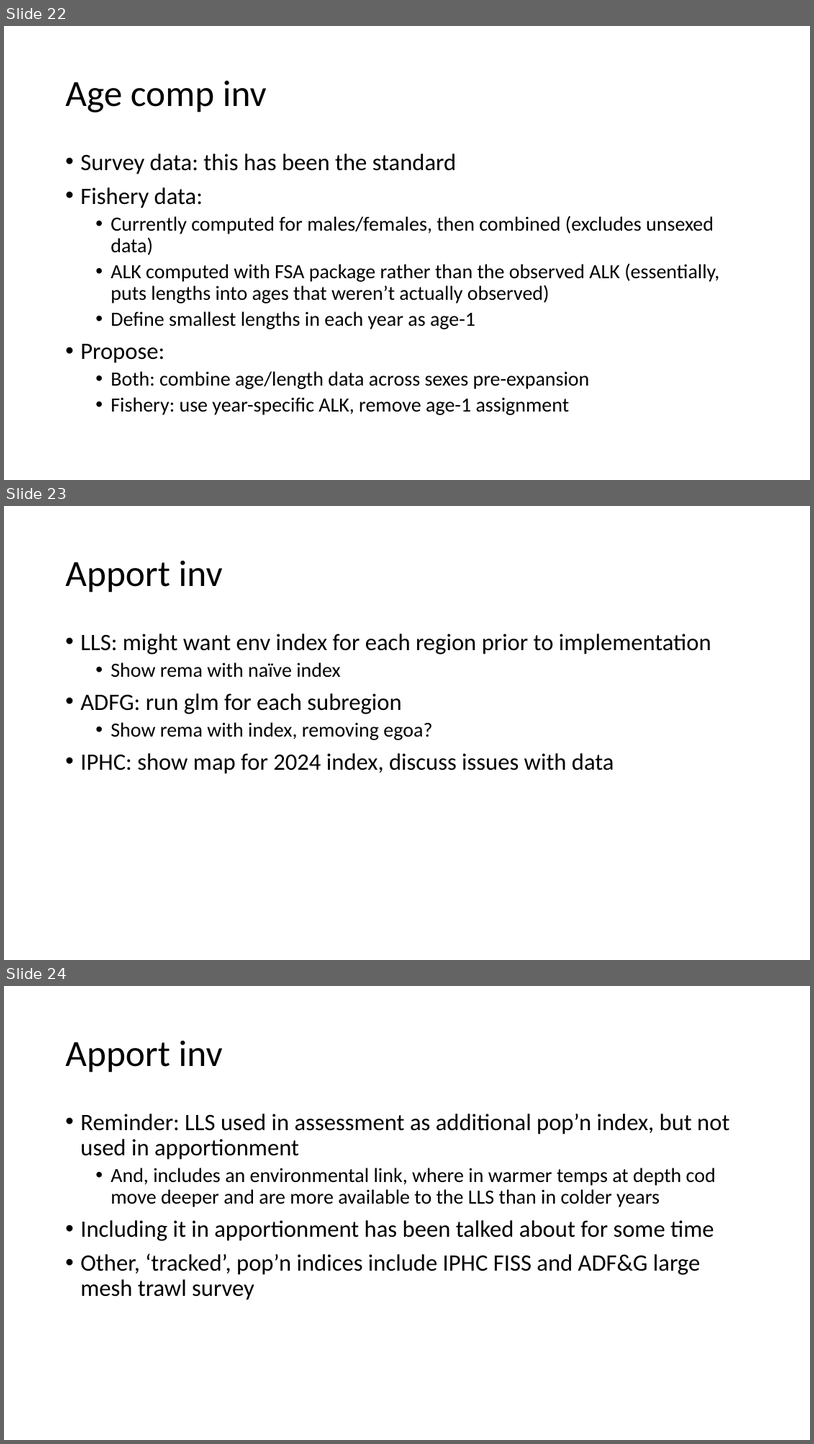
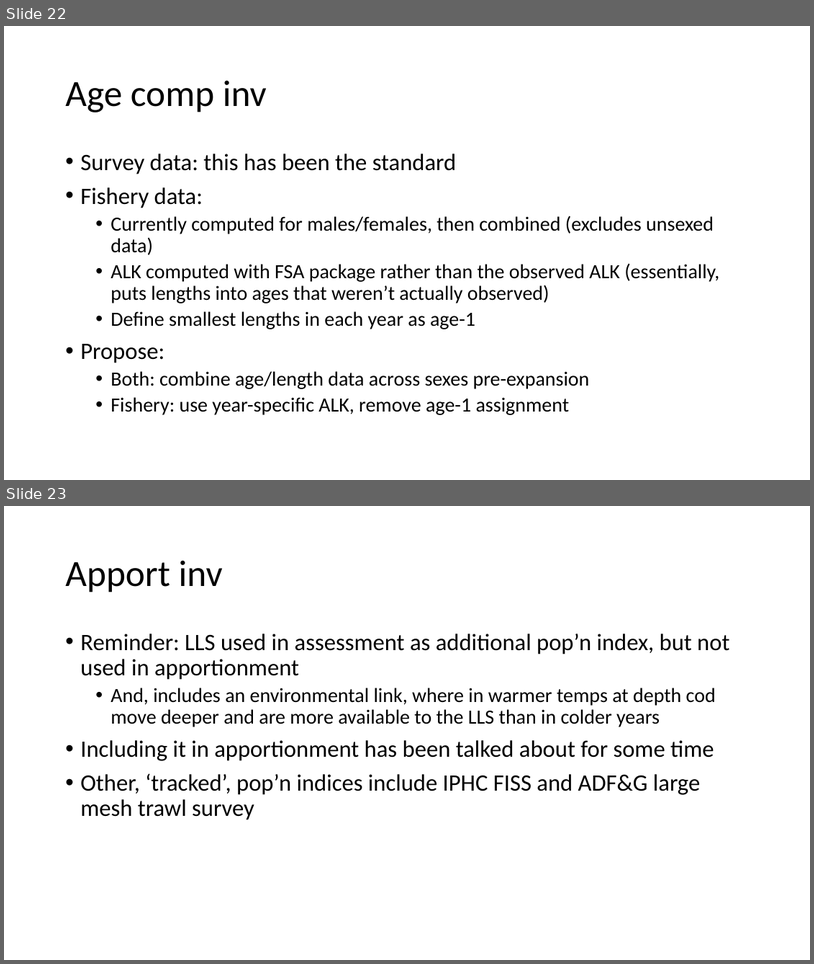
Before and after one commit to pete-hulson/goa_pcod, a slide deck: 2024/presentation/sept_pt/sept_pt_notes.pptx. Shown one above the other, each under a label of ours: slides 22, 23 and 24 before the commit, slides 22 and 23 after it. The pictures are 814x1444 and 814x964 pixels, drawn with LibreOffice and Linux fonts; fonts in the diff are those of the drawing. Boxes give left, top, right and bottom in pixels: in the first picture for what was removed or moved away, otherwise in the second. Text is boxed around its words. In the diff, an @@ line names an element or a change of style, - is before the commit and + after.

```diff
--- a/2024/presentation/sept_pt/sept_pt_notes.pptx
+++ b/2024/presentation/sept_pt/sept_pt_notes.pptx
@@ slide 23 removed at (4,506,810,960), background #FFFFFF @@
@@ title removed at (65,560,223,592) @@
-Apport inv
@@ text removed at (80,633,712,774) @@
-• LLS: might want env index for each region prior to implementation
-  • Show rema with naïve index
-• ADFG: run glm for each subregion
-  • Show rema with index, removing egoa?
-• IPHC: show map for 2024 index, discuss issues with data
@@ what was slide 24 is now slide 23 @@
```
Also in this commit, not shown: 1 slide changed.
